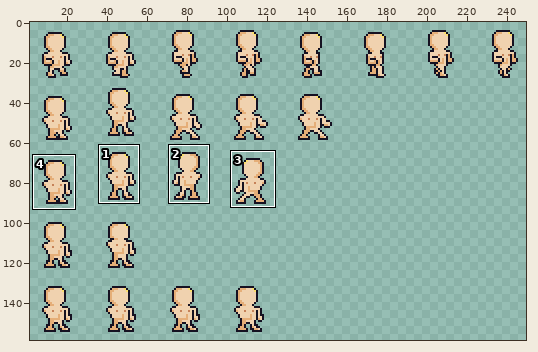
A sprite sheet gets an edit: Assets/Art/Character/Character Walking.png. Above: a wide view before the commit, with the close-up outlined.
Close-up. Before the edit:
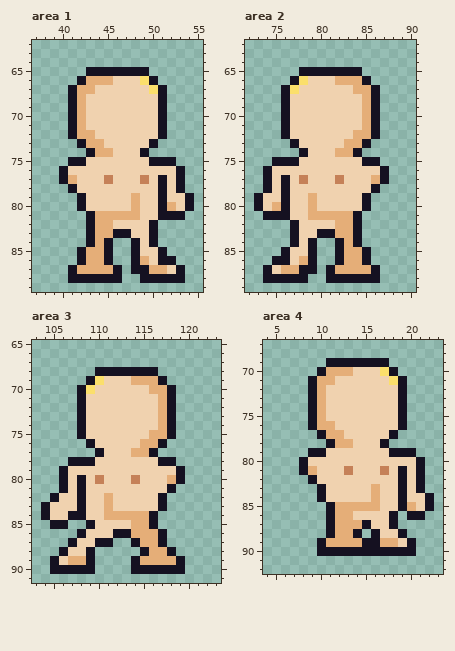
The file is 256x160 pixels. Colours within 5 levels of each other are drawn and written as one. Shown: area 1: x 37..55, y 62..89; area 2: x 72..90, y 62..89; area 3: x 103..123, y 65..91; area 4: x 4..23, y 67..92. The wide view leaves out empty margins. The commit also changed other parts of the picture, which this record leaves out.
After the commit:
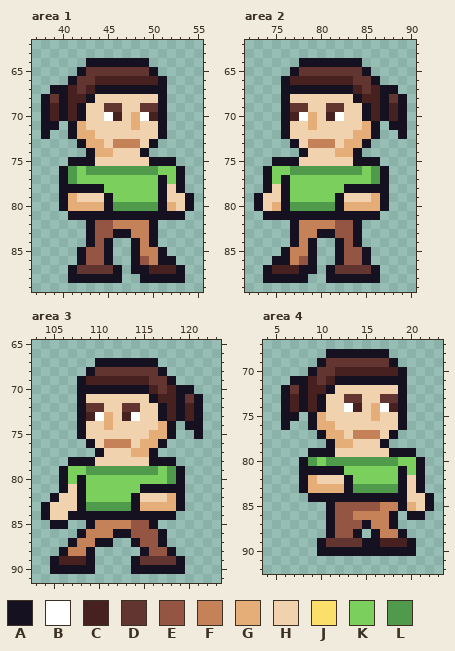
Palette (. is transparent): A #151121  B #ffffff  C #46211f  D #623530  E #945542  F #c58158  G #e5ae78  H #f0d2af  J #fbdf6b  K #7bcf5c  L #509b4b
Edits made:
--- area 1
@@ x 37..55 @@
 63 ...................
-64 ...................
-65 ......AAAAAAA......
-66 .....AGGGHHHJA.....
-67 ....AGGHHHHHHJA....
-68 ....AGHHHHHHHHA....
-69 ....AGHHHHHHHHA....
-70 ....AGHHHHHHHHA....
-71 ....AGHHHHHHHHA....
-72 ....AGGHHHHHHHA....
-73 .....AGGHHHHHA.....
+64 ......AAAAAAA......
+65 .....ADDDDDDDA.....
+66 ....ADDCCCCCCCA....
+67 ..AACDCAAAAAAAA....
+68 .ADACCAHHHHHHHA....
+69 .ACACAHHDDHHDDA....
+70 .ACACAHHBCHGBCA....
+71 .AA.AGHHHHHGHHA....
+72 .A..AGGHHHHHHHA....
+73 .....AGGHFFFHA.....
 74 ......AGGHHHA......
-75 ....AAHHHHHHHAAA...
-76 ...AHHHHHHHHHHHHA..
-77 ...AGHHHFHHHFHAHA..
-78 ....AHHHHHHHHHAHA..
-79 .....AHHHHHGHHAHHA.
-80 .....AHHHHHGHHAGHA.
-81 ......AGGGGGHHAAA..
-82 ......AGGHHHHA.....
-83 ......AGGAAHHA.....
-84 ......AGA..AHA.....
-85 .....AGGA..AHHA....
-86 .....AGGA..AGHAA...
-87 ....AGGGGA.AAGGHA..
+75 ....AAAHHHHHHAAA...
+76 ...ALKLLLLLLLLKKA..
+77 ...ALKKKKKKKKKAKA..
+78 ...AAAAAKKKKKKAHA..
+79 ...AGHHHAKKKKKAHHA.
+80 ...AGGGGALLLLLAGHA.
+81 ....AAAAAAAAAAAAA..
+82 ......AEEFFFFA.....
+83 ......AEEAAFFA.....
+84 ......AEA..AFA.....
+85 .....AEEA..AFFA....
+86 .....AEEA..AEFAA...
+87 ....ADDDDA.AACCCA..
 88 ....AAAAAA..AAAAA..
--- area 2
@@ x 72..90 @@
 63 ...................
-64 ...................
-65 ......AAAAAAA......
-66 .....AJHHHGGGA.....
-67 ....AJHHHHHHGGA....
-68 ....AHHHHHHHHGA....
-69 ....AHHHHHHHHGA....
-70 ....AHHHHHHHHGA....
-71 ....AHHHHHHHHGA....
-72 ....AHHHHHHHGGA....
-73 .....AHHHHHGGA.....
+64 ......AAAAAAA......
+65 .....ADDDDDDDA.....
+66 ....ACCCCCCCDDA....
+67 ....AAAAAAAACDCAA..
+68 ....AHHHHHHHACCADA.
+69 ....ADDHHDDHHACACA.
+70 ....ACBGHCBHHACACA.
+71 ....AHHGHHHHHGA.AA.
+72 ....AHHHHHHHGGA..A.
+73 .....AHFFFHGGA.....
 74 ......AHHHGGA......
-75 ...AAAHHHHHHHAA....
-76 ..AHHHHHHHHHHHHA...
-77 ..AHAHFHHHFHHHGA...
-78 ..AHAHHHHHHHHHA....
-79 .AHHAHHGHHHHHA.....
-80 .AHGAHHGHHHHHA.....
-81 ..AAAHHGGGGGA......
-82 .....AHHHHGGA......
-83 .....AHHAAGGA......
-84 .....AHA..AGA......
-85 ....AHHA..AGGA.....
-86 ...AAHGA..AGGA.....
-87 ..AHGGAA.AGGGGA....
+75 ...AAAHHHHHHAAA....
+76 ..AKKLLLLLLLLKLA...
+77 ..AKAKKKKKKKKKLA...
+78 ..AHAKKKKKKAAAAA...
+79 .AHHAKKKKKAHHHGA...
+80 .AHGALLLLLAGGGGA...
+81 ..AAAAAAAAAAAAA....
+82 .....AFFFFEEA......
+83 .....AFFAAEEA......
+84 .....AFA..AEA......
+85 ....AFFA..AEEA.....
+86 ...AAFEA..AEEA.....
+87 ..ACCCAA.ADDDDA....
 88 ..AAAAA..AAAAAA....
--- area 3
@@ x 103..123 @@
 66 .....................
-67 .....................
-68 .......AAAAAAA.......
-69 ......AJHHHGGGA......
-70 .....AJHHHHHHGGA.....
-71 .....AHHHHHHHHGA.....
-72 .....AHHHHHHHHGA.....
-73 .....AHHHHHHHHGA.....
-74 .....AHHHHHHHHGA.....
-75 .....AHHHHHHHGGA.....
-76 ......AHHHHHGGA......
+67 .......AAAAAAA.......
+68 ......ADDDDDDDA......
+69 .....ACCCCCCCDDA.....
+70 .....AAAAAAAACDCAA...
+71 .....AHHHHHHHACCADA..
+72 .....ADDHHDDHHACACA..
+73 .....ACBGHCBHHACACA..
+74 .....AHHGHHHHHGA.AA..
+75 .....AHHHHHHHGGA..A..
+76 ......AHFFFHGGA......
 77 .......AHHHGGA.......
-78 ....AAAHHHHHHHAA.....
-79 ...AHHHHHHHHHHHHA....
-80 ...AHAHFHHHFHHHGA....
-81 ...AHAHHHHHHHHHA.....
-82 ..AHHAHHGHHHHHA......
-83 .AHHHAHHGHHHHHA......
-84 .AHHAAHHGGGGGA.......
-85 ..AA..AHHHHGGA.......
-86 .....AHHHAAGGGA......
-87 ....AHHAA..AGGA......
-88 ...AHHA.....AGGA.....
-89 ..AHGGA....AGGGGA....
+78 ....AAAHHHHHHAAA.....
+79 ...AKKLLLLLLLLKLA....
+80 ...AKAKKKKKKKKKLA....
+81 ...AHAKKKKKKAAAAA....
+82 ..AHHAKKKKKAHHHGA....
+83 .AHHHALLLLLAGGGGA....
+84 .AHHAAAAAAAAAAAA.....
+85 ..AA..AFFFFEEA.......
+86 .....AFFFAAEEEA......
+87 ....AFFAA..AEEA......
+88 ...AFFA.....AEEA.....
+89 ..ACCCA....ADDDDA....
 90 ..AAAAA....AAAAAA....
--- area 4
@@ x 4..23 @@
 67 ....................
-68 ....................
-69 .......AAAAAAA......
-70 ......AGGGHHHJA.....
-71 .....AGGHHHHHHJA....
-72 .....AGHHHHHHHHA....
-73 .....AGHHHHHHHHA....
-74 .....AGHHHHHHHHA....
-75 .....AGHHHHHHHHA....
-76 .....AGGHHHHHHHA....
-77 ......AGGHHHHHA.....
+68 .......AAAAAAA......
+69 ......ADDDDDDDA.....
+70 .....ADDCCCCCCCA....
+71 ...AACDCAAAAAAAA....
+72 ..ADACCAHHHHHHHA....
+73 ..ACACAHHDDHHDDA....
+74 ..ACACAHHBCHGBCA....
+75 ..AA.AGHHHHHGHHA....
+76 ..A..AGGHHHHHHHA....
+77 ......AGGHFFFHA.....
 78 .......AGGHHHA......
-79 .....AAHHHHHHHAAA...
-80 ....AHHHHHHHHHHHHA..
-81 ....AGHHHFHHHFHAHA..
-82 .....AHHHHHHHHHAHA..
-83 ......AHHHHHGHHAHA..
-84 ......AHHHHHGHHAHHA.
-85 .......AGGGGGHHAGHA.
-86 .......AGGHHHHA.AA..
-87 .......AGGGAHHA.....
-88 .......AGGA.AHHA....
-89 ......AGGGGAAGGHA...
+79 .....AAAHHHHHHAAA...
+80 ....ALKLLLLLLLLKKA..
+81 ....AAAAAKKKKKKAKA..
+82 ....AGHHHAKKKKKAHA..
+83 ....AGGGGALLLLLAHA..
+84 .....AAAAAAAAAAAHHA.
+85 .......AEEEEEFFAGHA.
+86 .......AEEFFFFA.AA..
+87 .......AEEEAFFA.....
+88 .......AEEA.AFFA....
+89 ......ADDDDAACCCA...
 90 ......AAAAAAAAAAA...
Pixel boxes of the changes (left, top, right, bottom) in both close-ups:
changed: (41, 58, 176, 274)
changed: (272, 58, 407, 274)
changed: (59, 358, 203, 565)
changed: (281, 349, 416, 547)
